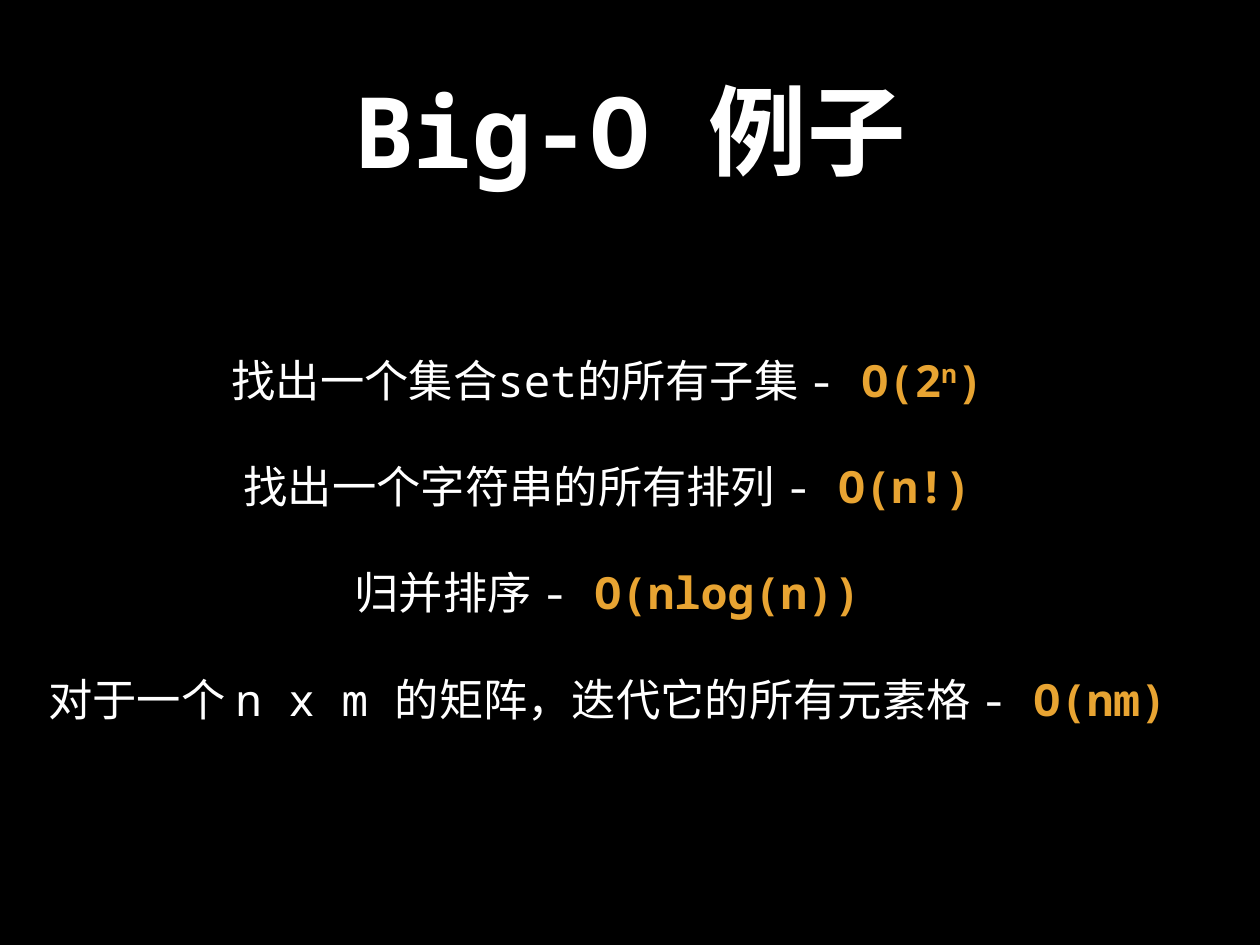
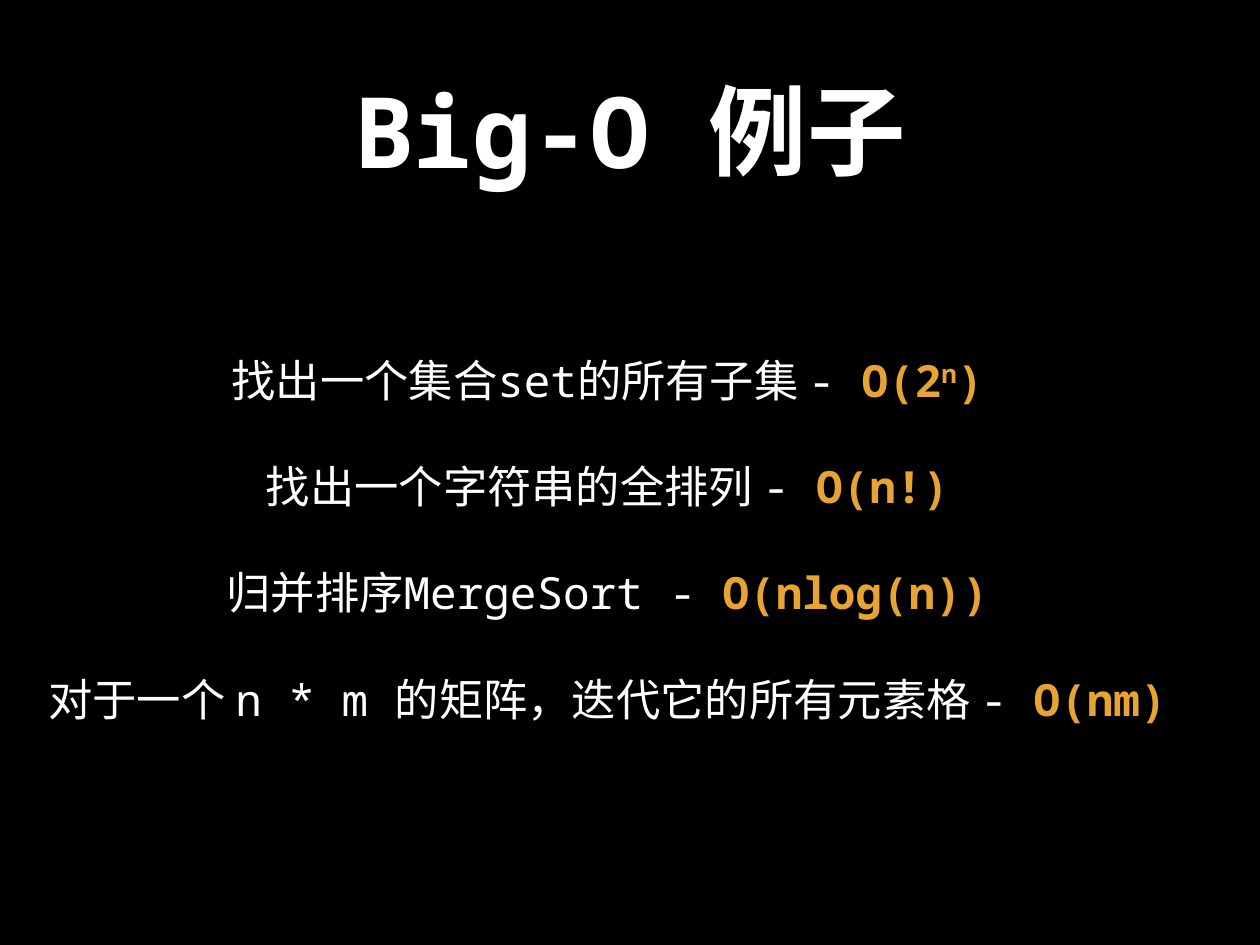
Before and after one commit to spring2go/Algorithms, a slide deck: slide 20 of slides/datastructures/ds_intro_slides.pptx. Drawn at 1260x945 pixels with LibreOffice and Linux fonts; fonts in the diff are those of the drawing. Boxes give left, top, right and bottom in pixels: in the first picture for what was removed or moved away, otherwise in the second. Text is boxed around its words. In the diff, an @@ line names an element or a change of style, - is before the commit and + after.

```diff
--- a/slides/datastructures/ds_intro_slides.pptx
+++ b/slides/datastructures/ds_intro_slides.pptx
@@ text at (x1=48, y1=465, x2=1167, y2=724): text changed @@
-找出一个字符串的所有排列 - O(n!)
-归并排序 - O(nlog(n))
-对于一个 n x m 的矩阵，迭代它的所有元素格 - O(nm)
+找出一个字符串的全排列 - O(n!)
+归并排序MergeSort - O(nlog(n))
+对于一个 n * m 的矩阵，迭代它的所有元素格 - O(nm)
```
Also in this commit, not shown: 9 other slides changed, 1 other file.
